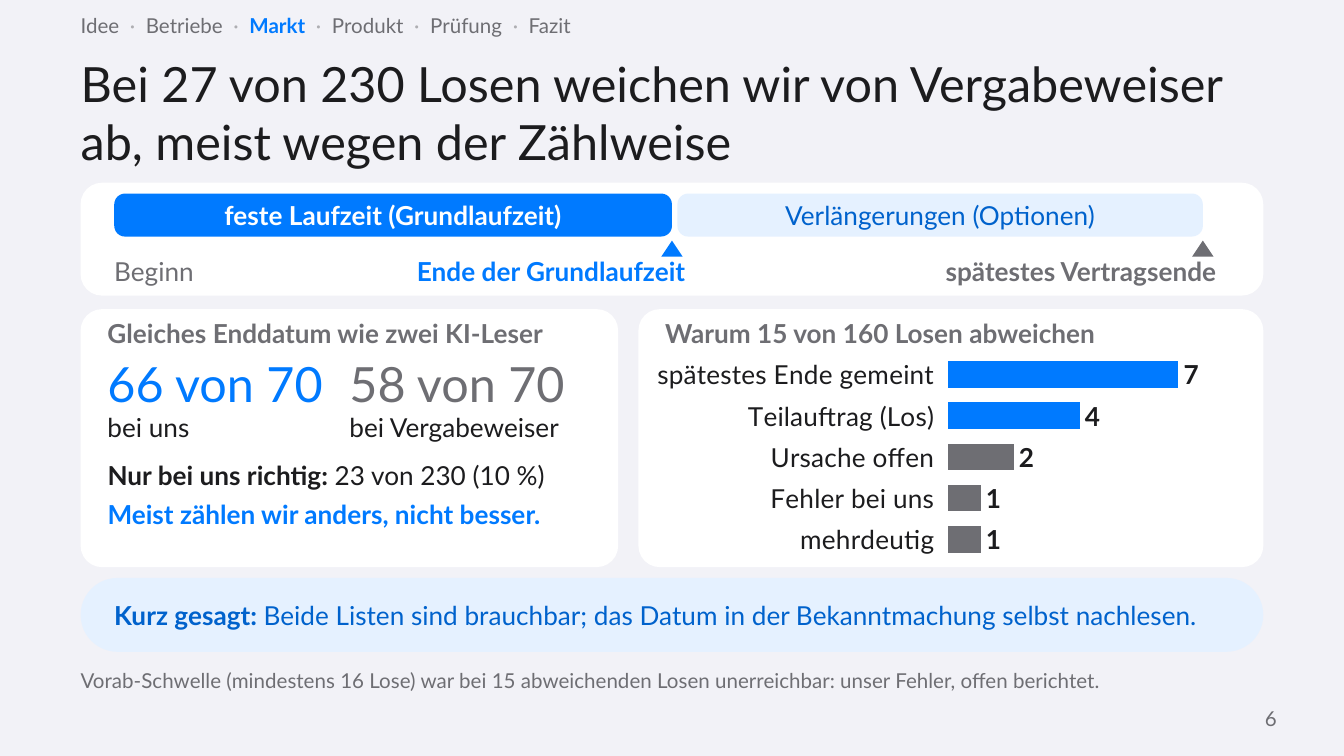
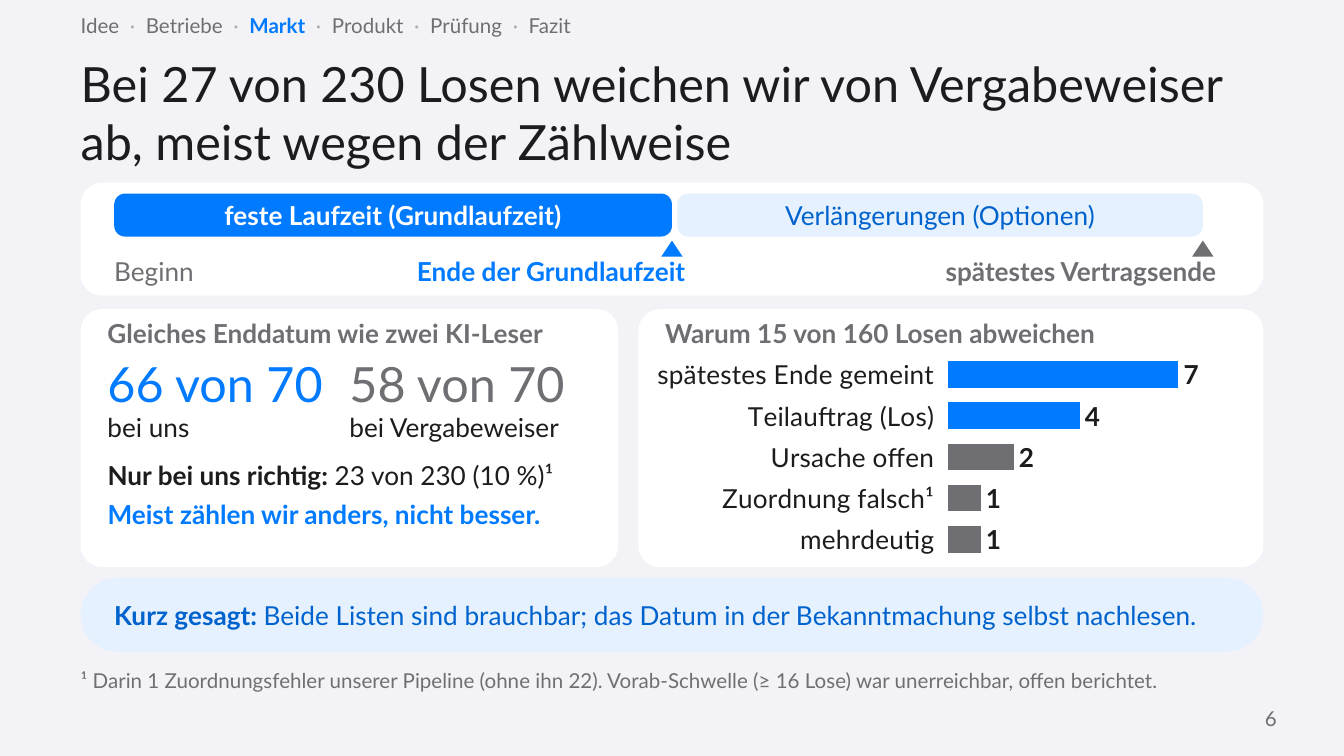
Before and after one commit to ludwigrichthammer9-web/vergabe_radar, a slide deck: slide 6 of docs/vortrag/vortrag_vergabe_radar.pptx. Drawn at 1344x756 pixels with LibreOffice and Linux fonts; fonts in the diff are those of the drawing. Boxes give left, top, right and bottom in pixels: in the first picture for what was removed or moved away, otherwise in the second. Text is boxed around its words. In the diff, an @@ line names an element or a change of style, - is before the commit and + after.

```diff
--- a/docs/vortrag/vortrag_vergabe_radar.pptx
+++ b/docs/vortrag/vortrag_vergabe_radar.pptx
@@ bar chart at (x1=645, y1=349, x2=1257, y2=564) @@
-categories: spätestes Ende gemeint, Teilauftrag (Los), Ursache offen, Fehler bei uns, mehrdeutig
+categories: spätestes Ende gemeint, Teilauftrag (Los), Ursache offen, Zuordnung falsch¹, mehrdeutig
@@ text at (x1=108, y1=463, x2=554, y2=490): text changed @@
-Nur bei uns richtig: 23 von 230 (10 %)
+Nur bei uns richtig: 23 von 230 (10 %)¹
@@ text at (x1=81, y1=671, x2=1157, y2=692): text changed @@
-Vorab-Schwelle (mindestens 16 Lose) war bei 15 abweichenden Losen unerreichbar: unser Fehler, offen berichtet.
+¹ Darin 1 Zuordnungsfehler unserer Pipeline (ohne ihn 22). Vorab-Schwelle (≥ 16 Lose) war unerreichbar, offen berichtet.
```
Also in this commit, not shown: 4 other slides changed, 7 other files.
